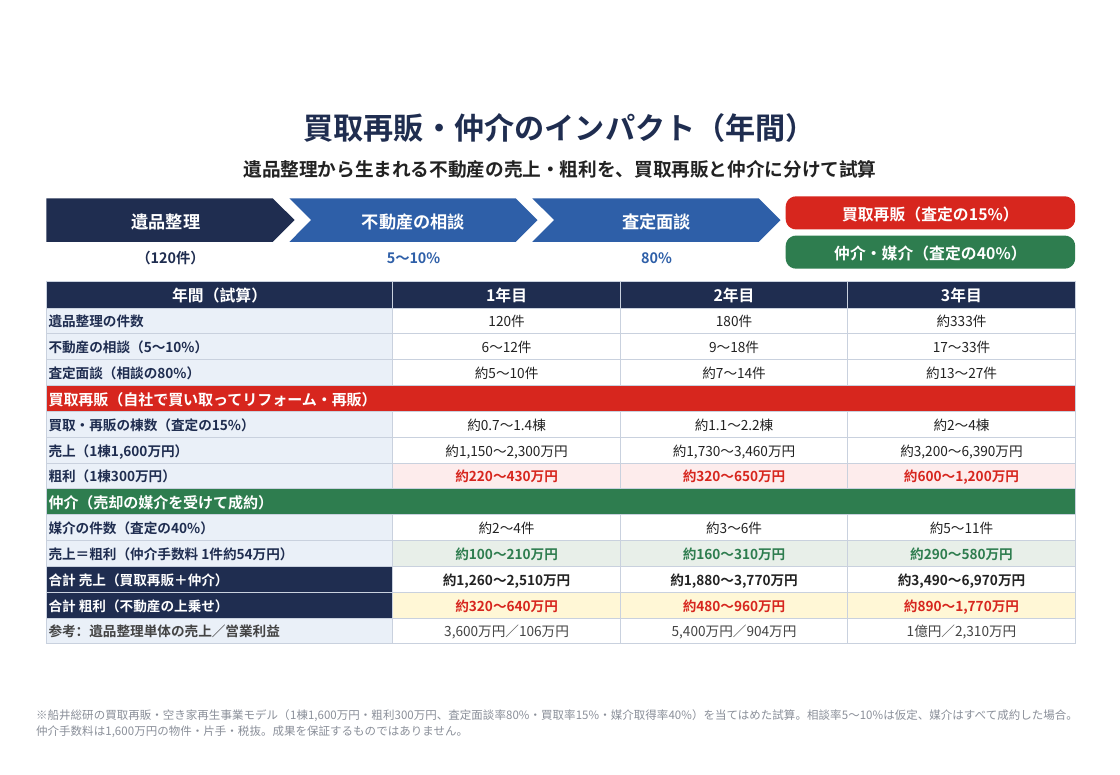
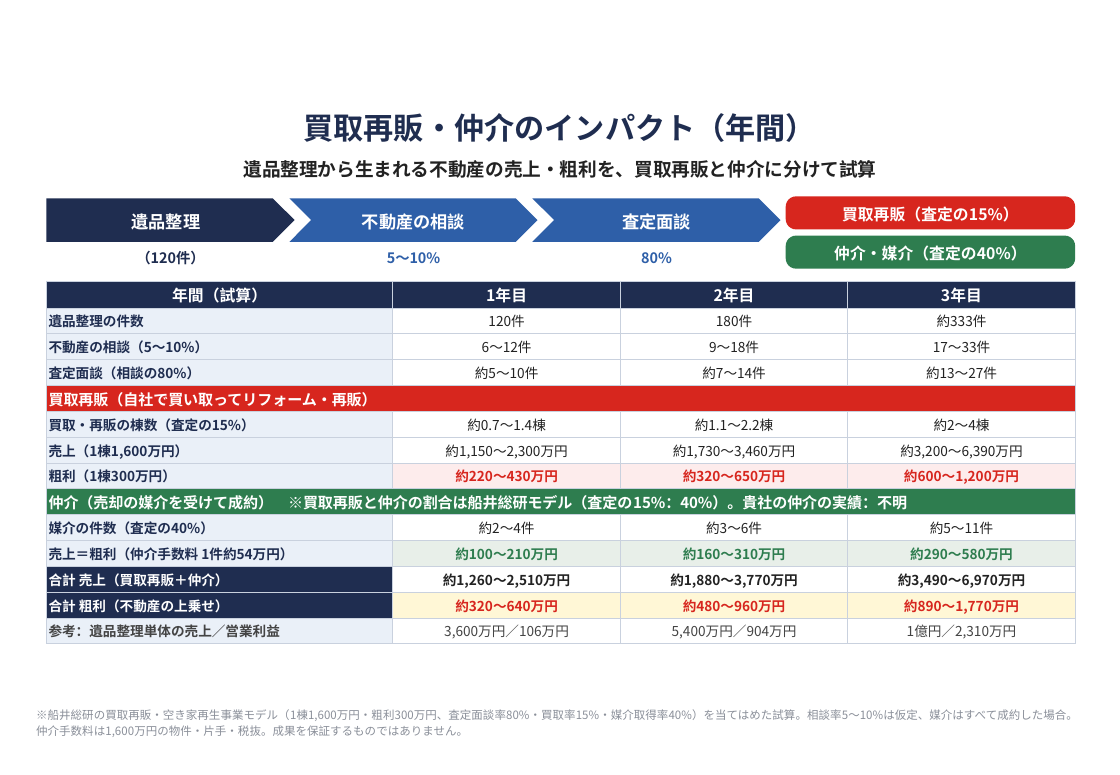
Before and after one commit to soshiro-iki-sys/-, a slide deck: slide 22 of proposals/REVIVAL_LINK様_2回目商談_ご提案書_不動産版.pptx. Drawn at 1120x775 pixels with LibreOffice and Linux fonts; fonts in the diff are those of the drawing; background and template pictures are left out. Boxes give left, top, right and bottom in pixels: in the first picture for what was removed or moved away, otherwise in the second. Text is boxed around its words. In the diff, an @@ line names an element or a change of style, - is before the commit and + after.

```diff
--- a/proposals/REVIVAL_LINK様_2回目商談_ご提案書_不動産版.pptx
+++ b/proposals/REVIVAL_LINK様_2回目商談_ご提案書_不動産版.pptx
@@ table at [47,281,1076,643] @@
-row 9, column 1: 仲介（売却の媒介を受けて成約）
+row 9, column 1: 仲介（売却の媒介を受けて成約） ※買取再販と仲介の割合は船井総研モデル（査定の15%：40%）。貴社の仲介の実績：不明
```
Also in this commit, not shown: 1 other file.
